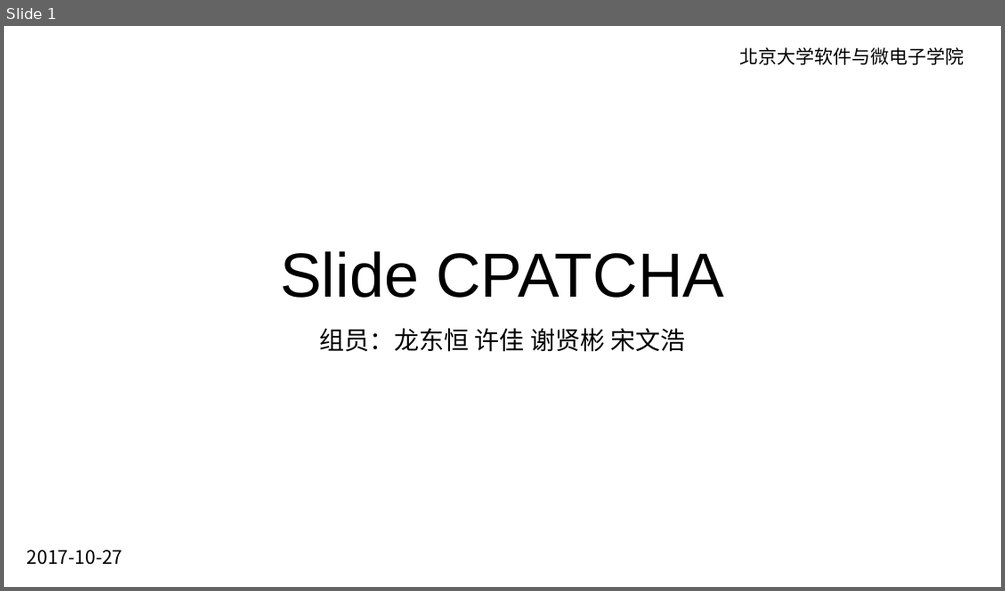
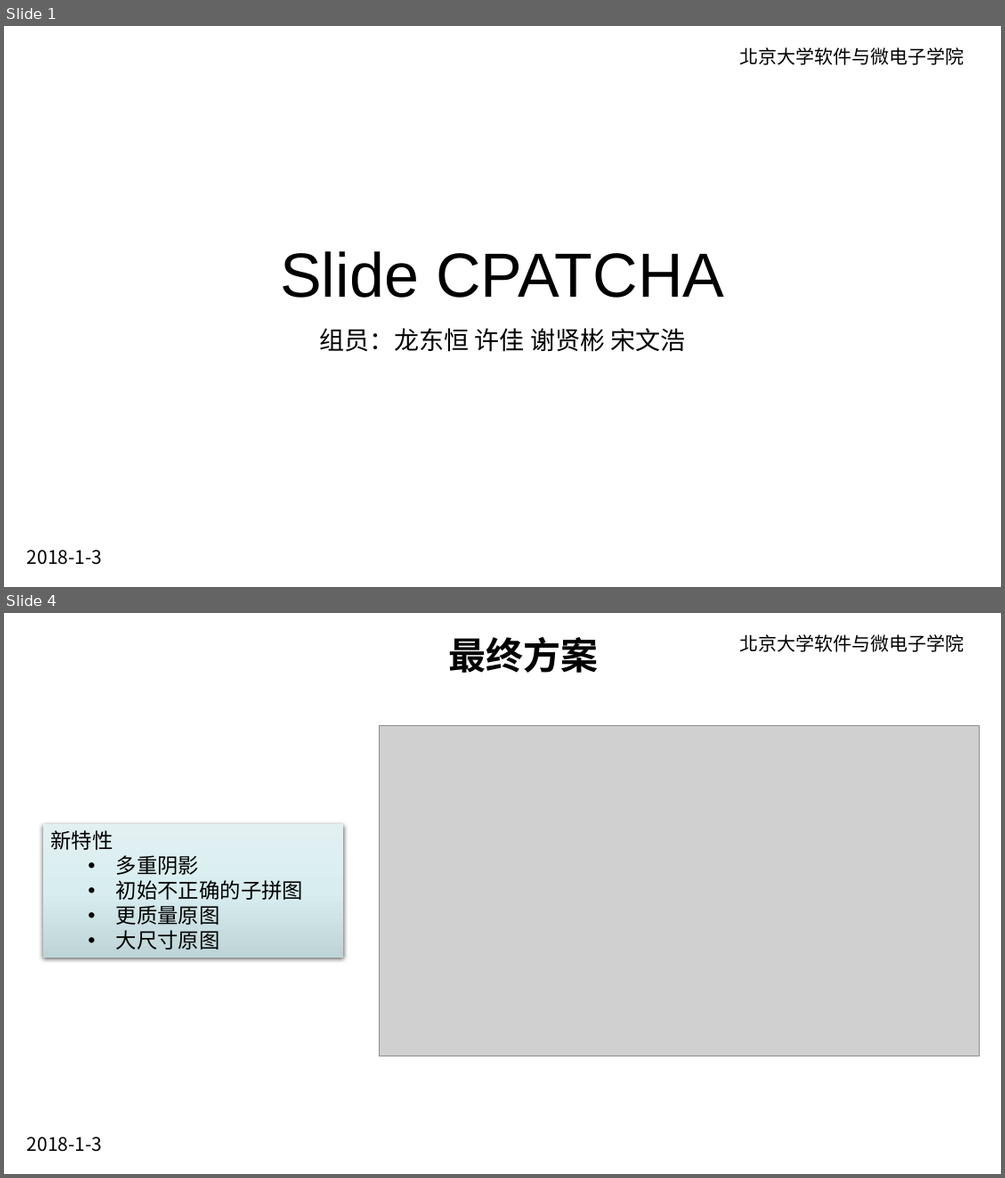
Before and after one commit to kebreathing/Slide-CPATCHA, a slide deck: ppt/Slide-CPATCHA-结题报告.pptx. Shown one above the other, each under a label of ours: slide 1 before the commit, slides 1 and 4 after it; the slides between them are not shown. The pictures are 1005x591 and 1005x1178 pixels, drawn with LibreOffice and Linux fonts; fonts in the diff are those of the drawing; grey boxes stand for pictures; background and template pictures are left out. Boxes give left, top, right and bottom in pixels: in the first picture for what was removed or moved away, otherwise in the second. Text is boxed around its words. In the diff, an @@ line names an element or a change of style, - is before the commit and + after.

```diff
--- a/ppt/Slide-CPATCHA-结题报告.pptx
+++ b/ppt/Slide-CPATCHA-结题报告.pptx
@@ slide 4 added at [4,613,1001,1174], background picture (left out) @@
@@ text added at [448,637,598,673], 36 pt, text #000000, bold @@
+最终方案
@@ text added at [739,634,963,652], 18 pt, text #000000 @@
+北京大学软件与微电子学院
@@ picture added at [379,726,979,1056] @@
@@ rectangle added at [43,824,343,957], fill gradient #E2F1F3 to #D9EEF0 to #BFD5D7, 20 pt, text #000000 @@
+新特性
+  • 多重阴影
+  • 初始不正确的子拼图
+  • 更质量原图
+  • 大尺寸原图
@@ text added at [27,1136,102,1151], 18 pt, text #000000 @@
+2018-1-3
@@ slide 1 changed as well @@
@@ text removed at [27,549,123,564] @@
-2017-10-27
@@ text added at [27,549,102,564], 18 pt, text #000000 @@
+2018-1-3
```
Also in this commit, not shown: 3 other slides changed, 5 other slides added, 11 slides removed, 1 other file.
